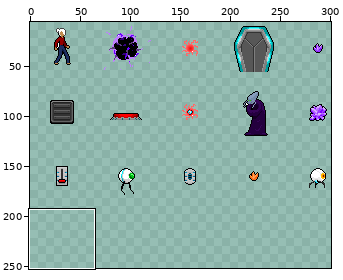
File history of a sprite sheet, map-src/objects.png. The picture above shows the old version from afar; the outline marks the close-up.
Close-up. As it was:
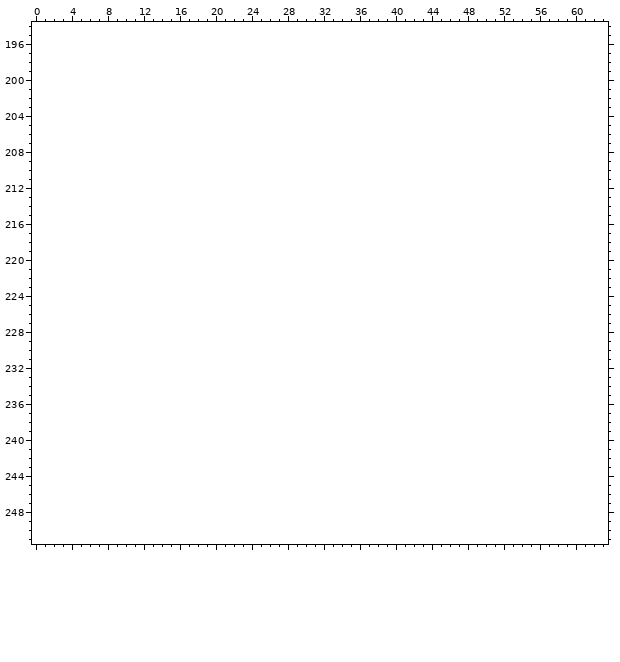
The file is 320x192 pixels. Colours within 5 levels of each other are drawn and written as one. Shown: x 0..63, y 194..251. The old version is drawn lined up with the new one, on the new canvas. The wide view leaves out empty margins.
Palette (. is transparent): 
Pixels before (only the part around the change), first column x 0:
194 ................................................................
195 ................................................................
196 ................................................................
197 ................................................................
198 ................................................................
199 ................................................................
200 ................................................................
201 ................................................................
202 ................................................................
203 ................................................................
204 ................................................................
205 ................................................................
206 ................................................................
207 ................................................................
208 ................................................................
209 ................................................................
210 ................................................................
211 ................................................................
212 ................................................................
213 ................................................................
214 ................................................................
215 ................................................................
216 ................................................................
217 ................................................................
218 ................................................................
219 ................................................................
220 ................................................................
221 ................................................................
222 ................................................................
223 ................................................................
224 ................................................................
225 ................................................................
226 ................................................................
227 ................................................................
228 ................................................................
229 ................................................................
230 ................................................................
231 ................................................................
232 ................................................................
233 ................................................................
234 ................................................................
235 ................................................................
236 ................................................................
237 ................................................................
238 ................................................................
239 ................................................................
240 ................................................................
241 ................................................................
242 ................................................................
243 ................................................................
244 ................................................................
245 ................................................................
246 ................................................................
247 ................................................................
248 ................................................................
249 ................................................................
250 ................................................................
251 ................................................................
The result:
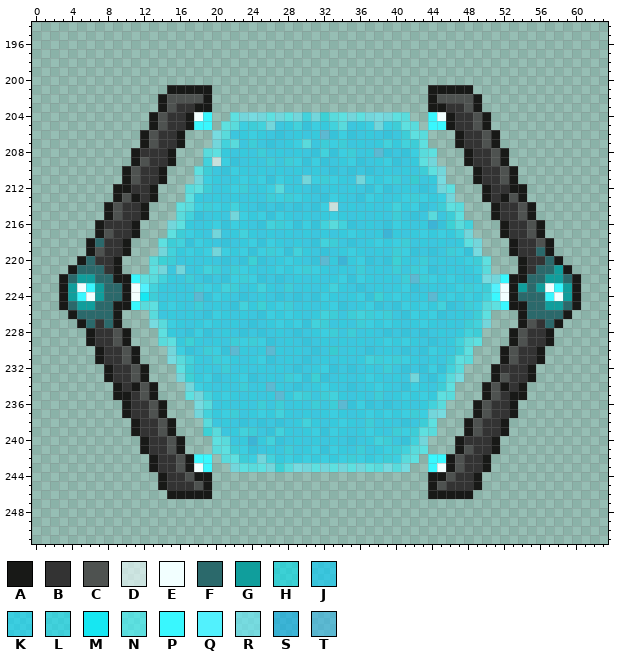
Colours new in this view: A #181917  B #333333  C #4e5250  D #f2ffff99  E #f2ffff  F #2b696b  G #109e9c  H #00ddeb99  J #00ccfa99  K #00d9fe99  L #0adff799  M #16e7f2  N #39f7fe99  P #39f7fe  Q #52f1fd  R #63eefd99  S #00aeec99  T #35b6e699
Diff:
canvas 320x192 -> 320x256
Changed rows in their new state; - is an unchanged pixel.
first column x 3:
201 ------------AAAAA------------------------AAAAA------------
202 -----------ACCCCA------------------------ACCCCA-----------
203 -----------ACBBAA------------------------AABBCA-----------
204 ----------ACBBAEP--NRRRNRNRLRHNNRNRRRNN--PEABBCA----------
205 ----------ACBBAPP-NNKLLRJKLJKKLNJKKRKLNN-PPABBCA----------
206 ---------ACBBA---RNJKKKJJJKJKTJKJJKJJJLNN---ABBCA---------
207 ---------ACBBA---RLNJLJJJKKNJLKLJKJKLKLLN---ABBCA---------
208 --------ABBBA---NNKJKJLJKJKJJLJKLJKTJJJKNN---ABBCA--------
209 --------ACBBA---LDKJJKJLJLKJKJJKKJJKKJJKNR---ABBCA--------
210 -------ACBBA---NLJJKKJKJKJKJKJJJJJJJKJKJLNR---ABBCA-------
211 -------ACBBA---RKKJKKKKJKKJRKLKKJRKKKLJHJKR---ABBCA-------
212 ------AABBA---NNLJKKLJKKNJKJJJKJKJJKJJKJJJRN---ABBAA------
213 ------ACABA---NKJKJKJKJLKLKKJJKKJJKKJKKLKKKR---ABACA------
214 -----ACBBA---NNKLKKLKJJJJJJJJKDJKJKJKLKKJJLNN---ABBCA-----
215 -----ACBBA---NLJJKJRKKKJKKJKJKKKJKJKJLJJJNJLN---ABBCA-----
216 ----ABBBA---RNKJKKJKKJJLLKJKJLNLJJKJJKKJKSJHNL---ABBCA----
217 ----ACBBA---NLKKJRJKLKJKJKJKJKJKKKJKSKJKKKKKLR---ABBCA----
218 ---AFBBA---NLLJKKJJJKKJKKJKJJLLJJJKKKKLJKJKJKNR---ABBCA---
219 ---ACBBA---RLKKKKRKKKJKLKJLKJJJKKKJKJLKJJJJLKJR---ABBFA---
220 --AFBBA---NHLJKJKJJJJHJJKKKJJTKSKKJJJHKJLJKJKKLN---ABBFA--
221 -AFFFBA---NRJRJKLLJLKKJKKKKLKKJKJLJKJLJLKJJKJKKN---ABFFGA-
222 AFGGFFAAPNNLKJLJJJJKLKJJJJKJKJKKJKKJKJLTLKKKKJKRRPAAFFGGFA
223 AGEPGFFAEQLKJKJLKKLLJKLKJLJKJKLKJJJKJKKJJKJKKLKLQEAGFGEPGA
224 AGPEGFFAEMLJKJKTJKKJJJKJJJJJJKKJKKJHKKKJKTKKKKKLPEAFFFPEGA
225 AFGGFFAAPNNKKKJLJKJJLKHKKLJKJKKJJKKJJJKKKKLJJLKNNPAAFFGGFA
226 -AFFFFA---NJKJKJJKKJKJJKKKKJKLLJLLLKLJJKKKJJKJLN---AFFFFA-
227 --AFBFA---RNKKJKKKJKJJJKKKKJLLJKJLKKKKJKKKJKJLLR---ACBFA--
228 ---ABBCA---NKJJKJJKJJJJJKJJJKKLJLJKJJJJJJJKJKLL---ACBBA---
229 ---ABBCA---NNKHKJKJLKLKJJKJJJKJKJKJKKKKKJJJKLNN---ACBBA---
230 ----ABBCA---RKJJLKJTKJKTKJKJJJHJKJJJKJJJJKKJLN---ACBBA----
231 ----ABBCA---RNLKJLKKJKKJJKJJJKJKJKLLKLKKJKJLNN---ACBBA----
232 -----ABBCA---NLJKJLJKJKJKJJJKKJJJJKJLJJJJKJLN---ABBBA-----
233 -----ABBCA---RHKKJJKKJJKJLKJHJJKJKKKJKJRJJKNR---ACBBA-----
234 ------ABACA---RKKJKJLJKTKJJJKKKJJJKKKJJKKJLN---ACABA------
235 ------AABCA---NRLKKKJKJKTKLLJLLKJKJLJKKKKKNN---ACBAA------
236 -------ABBCA---RNJKJKJLJLJKJLJLTJKJJJJKJKLN---ACBBA-------
237 -------ABBCA---RLKKLJKKKLKJKJKKKJKKKKKKLKRR---ACBBA-------
238 --------ABBCA---NJKJJJJJJJKLKJKKKJLJKJJJLN---ACBBA--------
239 --------ABBCA---HNJKLLJJLKJKKJKKJKKKJLKLNN---ACBBA--------
240 ---------ABBCA---NNJKSKLJJKJKJKJJJKLLJJLR---ABBBA---------
241 ---------ABBCA---NNLKJJKJLJKKJKKJLJKKLLNN---ACBBA---------
242 ----------ABBCAPP-NNLKRLKKKKKKKKLKKKLKNN-PPACBBA----------
243 ----------ABBCAEP--RNNNRHNRRNRNRNRNNRNR--PEACBBA----------
244 -----------ABBCAA------------------------AACBBA-----------
245 -----------ABBBCA------------------------ACBBBA-----------
246 ------------AAAAA------------------------AAAAA------------
Boxes around the changes in both close-ups, in picture pixels (x1, y1, x2, y2):
added: (59, 85, 581, 499)
